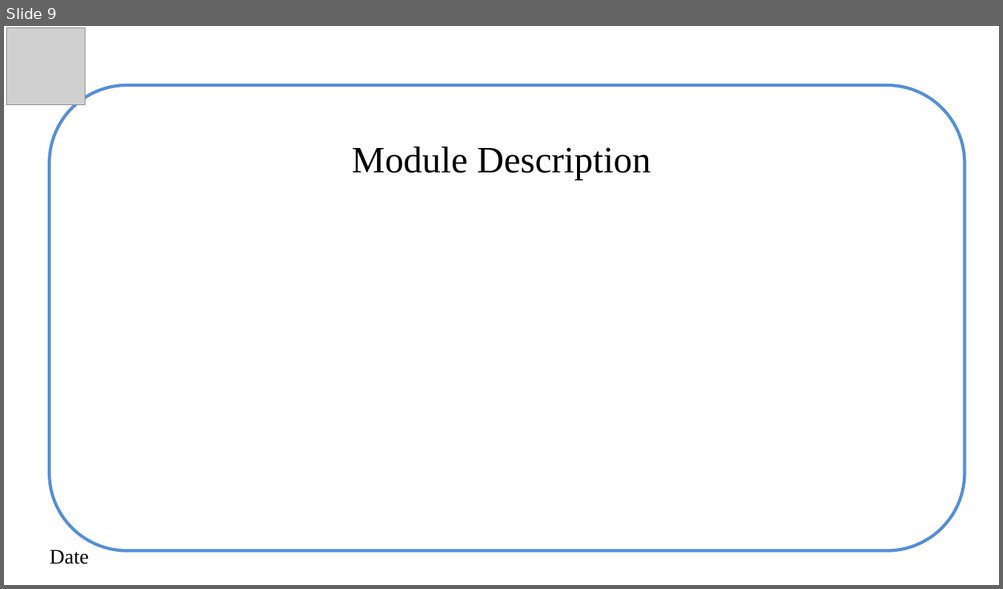
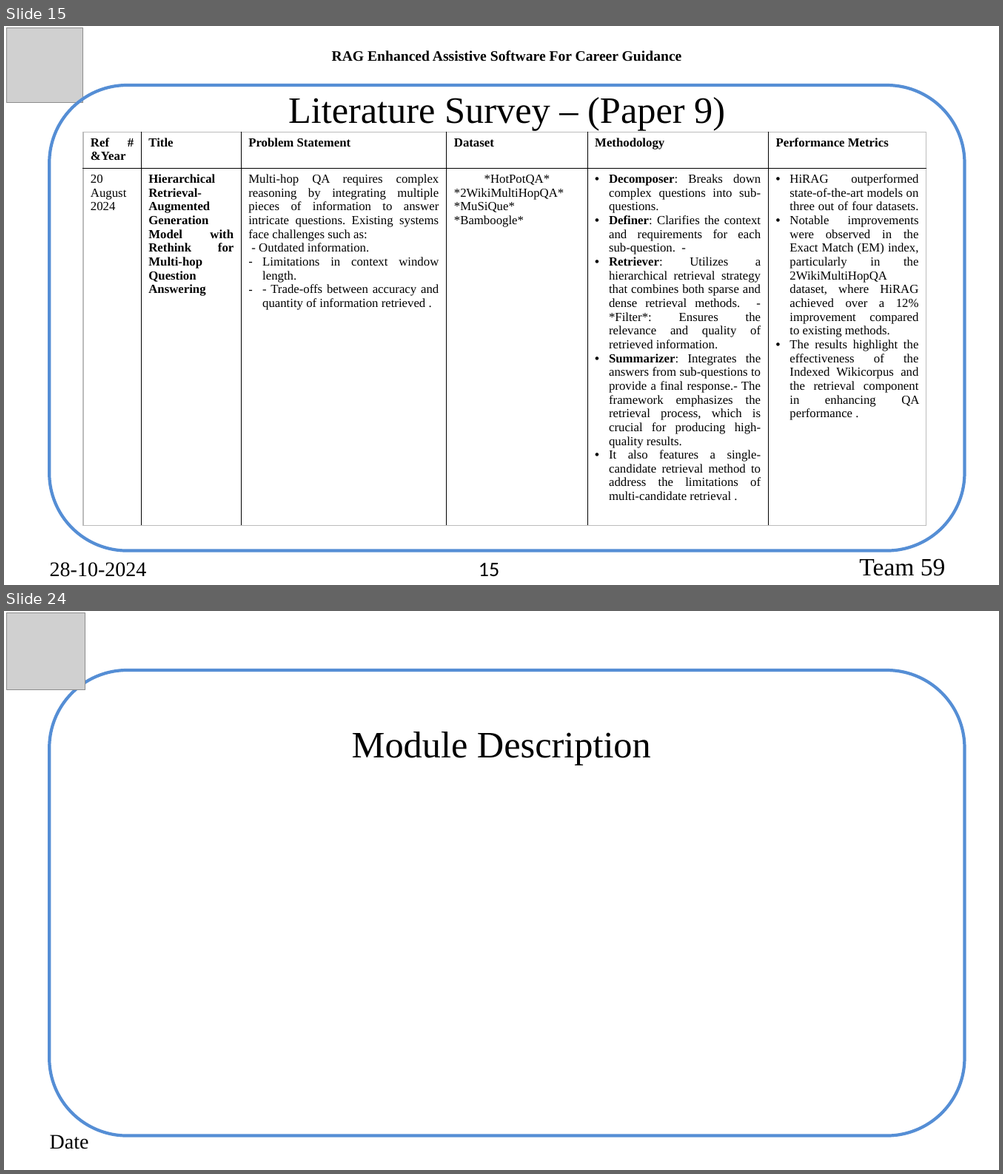
Before and after one commit to akhilswarop/RAG, a slide deck: Review 2/Review 2.pptx. Shown one above the other, each under a label of ours: slide 9 before the commit, slides 15 and 24 after it; the slides between them are not shown. The pictures are 1003x589 and 1003x1174 pixels, drawn with LibreOffice and Linux fonts; fonts in the diff are those of the drawing; grey boxes stand for pictures. Boxes give left, top, right and bottom in pixels: in the first picture for what was removed or moved away, otherwise in the second. Text is boxed around its words. In the diff, an @@ line names an element or a change of style, - is before the commit and + after.

```diff
--- a/Review 2/Review 2.pptx
+++ b/Review 2/Review 2.pptx
@@ slide 15 added at (4,26,999,585), background #FFFFFF @@
@@ picture added at (6,28,83,103) @@
@@ text added at (332,50,682,62), 14 pt, text #000000, bold @@
+RAG Enhanced Assistive Software For Career Guidance
@@ rounded rectangle added at (50,85,965,551), outline #558ED5 3 pt @@
@@ text added at (288,97,725,131), 36 pt, text #000000 @@
+Literature Survey – (Paper 9)
@@ table added at (83,132,926,535), 2 rows, 6 columns @@
+Ref # &Year | Title | Problem Statement | Dataset | Methodology | Performance Metrics
+20 August 2024 | Hierarchical Retrieval-Augmented Generation Model with Rethink for Multi-hop Question Answering | Multi-hop QA requires complex reasoning by integrating multiple pieces of information to answer intricate questions. Existing systems face challenges such as: / - Outdated information. / Limitations in context window length. / - Trade-offs between accuracy and quantity of information retrieved . | *HotPotQA* *2WikiMultiHopQA* *MuSiQue* *Bamboogle* | Decomposer: Breaks down complex questions into sub-questions. / Definer: Clarifies the context and requirements for each sub-question. - / Retriever: Utilizes a hierarchical retrieval strategy that combines both sparse and dense retrieval methods. - *Filter*: Ensures the relevance and quality of retrieved information. / Summarizer: Integrates the answers from sub-questions to provide a final response.- The framework emphasizes the retrieval process, which is crucial for producing high-quality results. / It also features a single-candidate retrieval method to address the limitations of multi-candidate retrieval . | HiRAG outperformed state-of-the-art models on three out of four datasets. / Notable improvements were observed in the Exact Match (EM) index, particularly in the 2WikiMultiHopQA dataset, where HiRAG achieved over a 12% improvement compared to existing methods. / The results highlight the effectiveness of the Indexed Wikicorpus and the retrieval component in enhancing QA performance .
@@ text added at (50,562,147,577), 20 pt, text #000000 @@
+28-10-2024
@@ page number added at (478,563,499,577), 20 pt, text #000000 @@
+15
@@ text added at (859,559,945,577), 24 pt, text #000000 @@
+  Team 59
@@ what was slide 9 is now slide 24 @@
```
Also in this commit, not shown: 3 slides changed, 20 other slides added, 6 slides removed, 1 other file.
